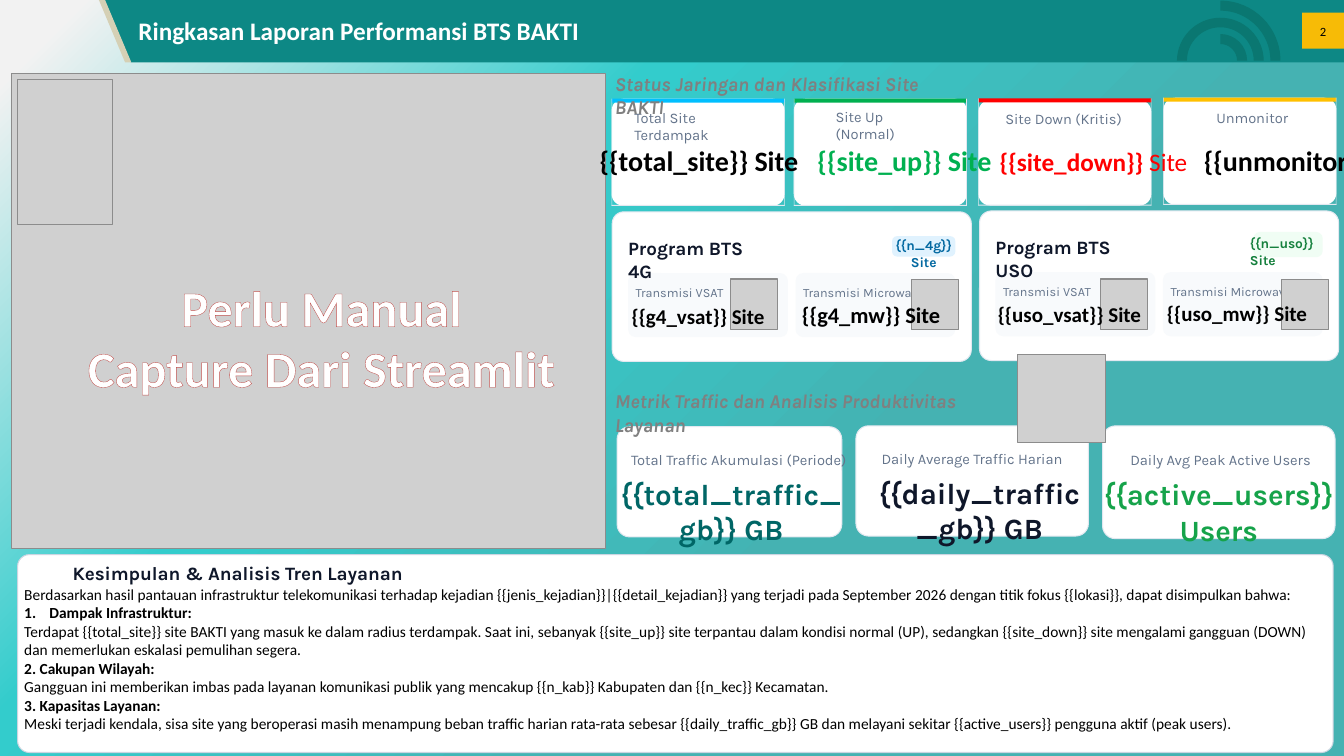
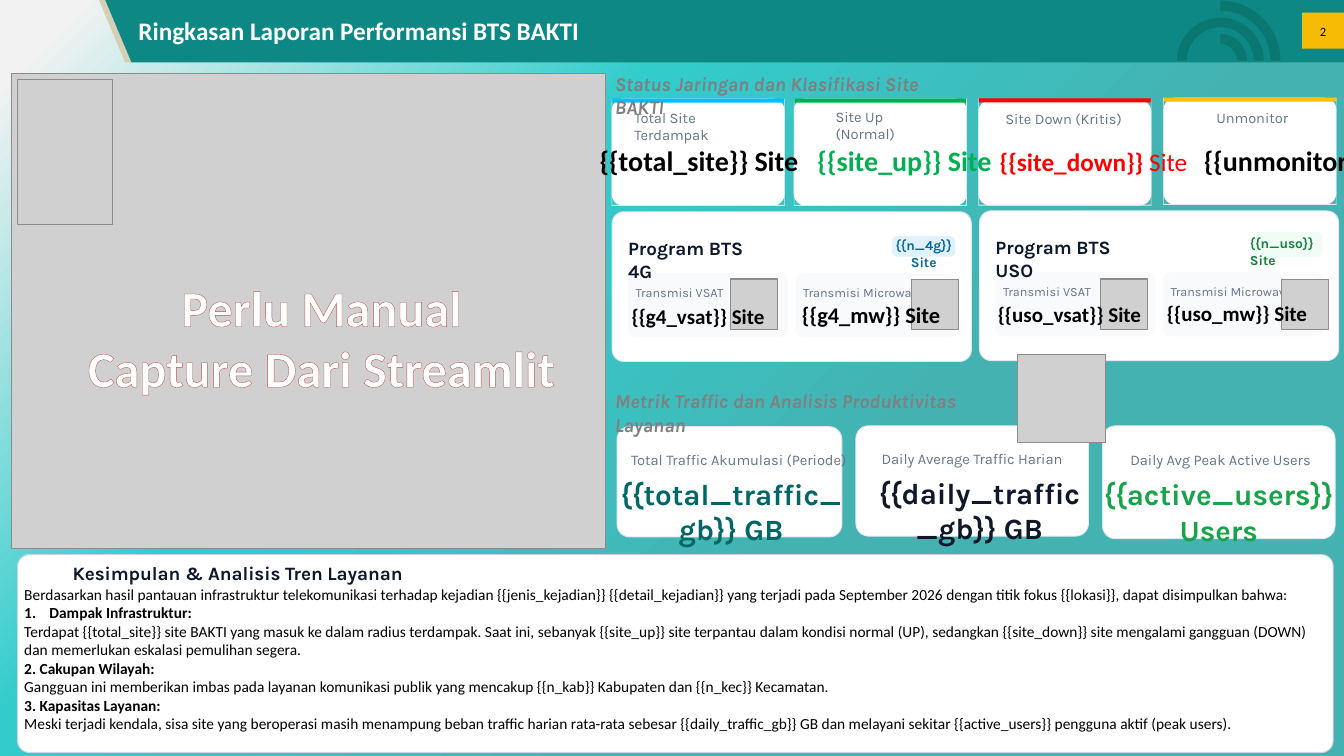
Before and after one commit to ilhamdyaksa/flash-report-dashboard, a slide deck: slide 2 of template_baku.pptx.pptx. Drawn at 1344x756 pixels with LibreOffice and Linux fonts; fonts in the diff are those of the drawing; grey boxes stand for pictures; background and template pictures are left out. Boxes give left, top, right and bottom in pixels: in the first picture for what was removed or moved away, otherwise in the second. Text is boxed around its words. In the diff, an @@ line names an element or a change of style, - is before the commit and + after.

```diff
--- a/template_baku.pptx.pptx
+++ b/template_baku.pptx.pptx
@@ text at (x1=24, y1=589, x2=1287, y2=603): text changed @@
-Berdasarkan hasil pantauan infrastruktur telekomunikasi terhadap kejadian {{jenis_kejadian}}|{{detail_kejadian}} yang terjadi pada September 2026 dengan titik fokus {{lokasi}}, dapat disimpulkan bahwa:
+Berdasarkan hasil pantauan infrastruktur telekomunikasi terhadap kejadian {{jenis_kejadian}} {{detail_kejadian}} yang terjadi pada September 2026 dengan titik fokus {{lokasi}}, dapat disimpulkan bahwa:
```
